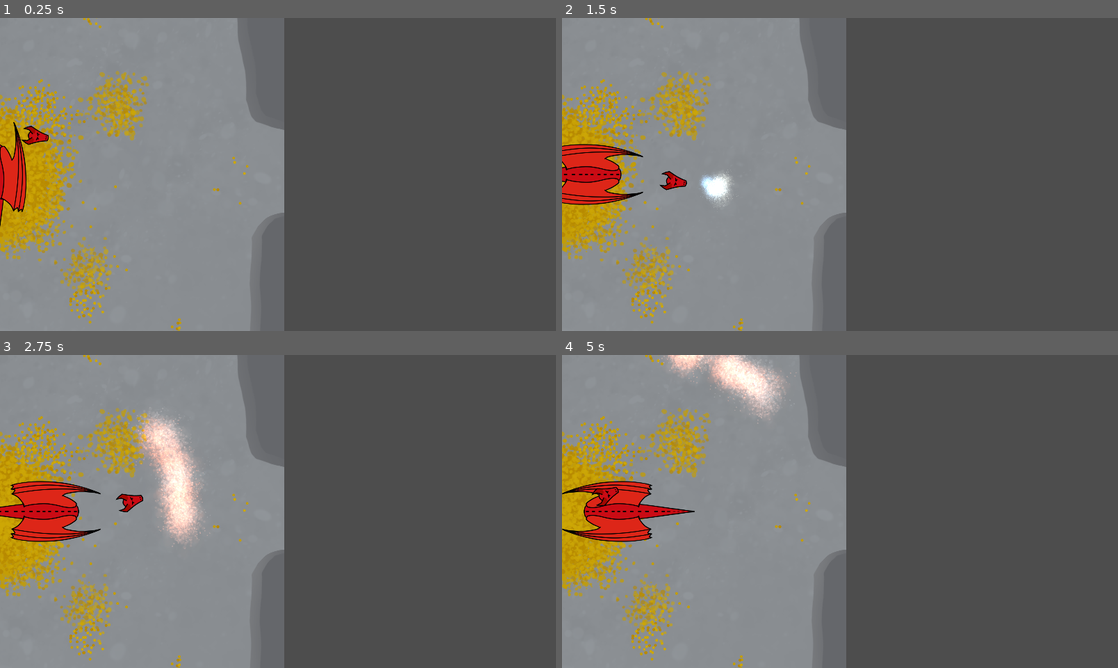
Above: before the commit, frames 1-4 (two rows, left to right).
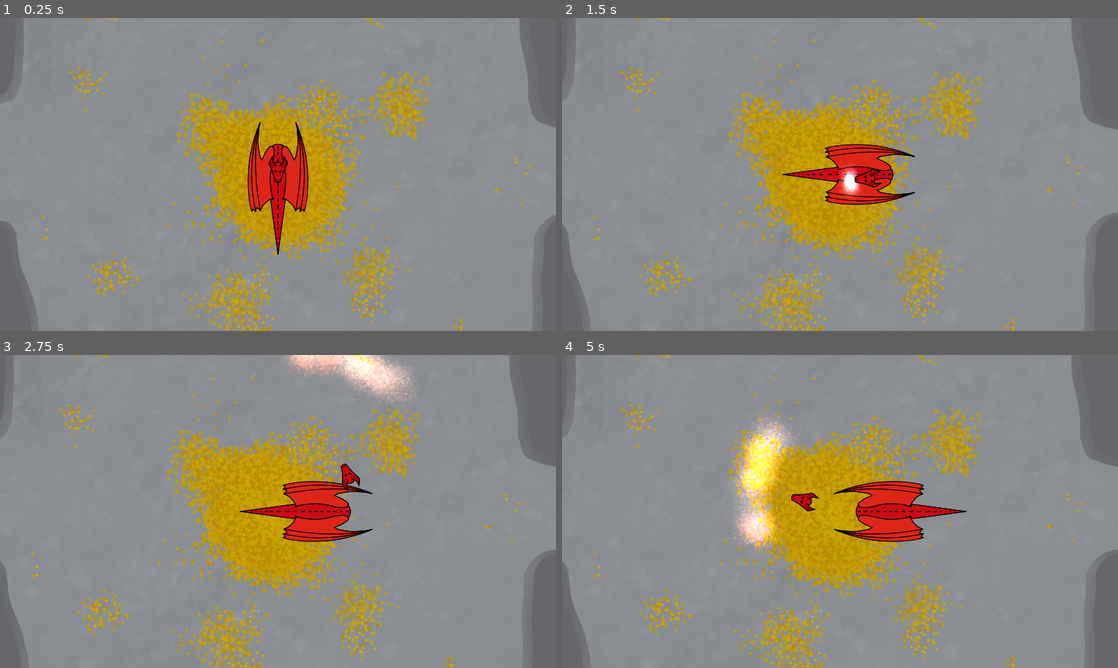
Above: after the commit, the same moments.

Repository: GiantBlargg/DragonHoard
Game: Godot game, scene res://Levels/Stage.tscn
Same seed, same stepped clock (60 frames per second), same inputs: the game is played once before the commit and once after it.
Inputs (mouse positions are in pixels of both pictures, inside the frame that each line leads up to):
- Up to frame 1 (0.25 s): no input
- Up to frame 2 (1.5 s): tap Enter at 0.5 s; move the mouse to (962, 158) at 0.52 s; hold D (Right) 0.53-1.28 s; click (962, 158) at 0.6 s; move the mouse to (728, 190) at 1.27 s; hold G (Back) from 1.28 s (still down); click (728, 190) at 1.35 s
- Up to frame 3 (2.75 s): move the mouse to (333, 442) at 2.02 s; release G (Back) at 2.03 s; hold D (Right) from 2.03 s (still down); click (333, 442) at 2.1 s
- Up to frame 4 (5 s): move the mouse to (812, 574) at 2.77 s; release D (Right) at 2.78 s; hold T (Forward) 2.78-3.53 s; click (812, 574) at 2.85 s; move the mouse to (1006, 558) at 3.52 s; hold A (Left) from 3.53 s (still down); click (1006, 558) at 3.6 s; move the mouse to (673, 464) at 4.27 s; click (673, 464) at 4.35 s

The runs differ from the first frame. In frame 1, 69% of the frame differs, in the area x 0-100%, y 0-100%; in frame 2, 70%; in frame 3, 72%; in frame 4, 73%.

Commit message:
Added world borders and camera limits

Diff:
--- a/Levels/Stage.tscn
+++ b/Levels/Stage.tscn
@@ -14,6 +14,21 @@
 
 [sub_resource type="OccluderPolygon2D" id="OccluderPolygon2D_m86o4"]
 polygon = PackedVector2Array(274, 1104, 287, 1057, 303, 1035, 342, 1023, 598, 997, 776, 1018, 860, 1005, 912, 924, 941, 830, 963, 749, 976, 536, 967, 439, 979, 318, 977, 254, 1005, 205, 1035, 177, 1097, 159, 1105, 1102)
+
+[sub_resource type="WorldBoundaryShape2D" id="WorldBoundaryShape2D_vmoxe"]
+distance = -1100.0
+
+[sub_resource type="WorldBoundaryShape2D" id="WorldBoundaryShape2D_nm6f6"]
+normal = Vector2(1, 0)
+distance = -1100.0
+
+[sub_resource type="WorldBoundaryShape2D" id="WorldBoundaryShape2D_sbdu2"]
+normal = Vector2(-1, 0)
+distance = -1100.0
+
+[sub_resource type="WorldBoundaryShape2D" id="WorldBoundaryShape2D_hd8wg"]
+normal = Vector2(0, 1)
+distance = -1100.0
 
 [node name="Node2D" type="Node2D"]
 
@@ -48,6 +63,25 @@
 
 [node name="DragonBody" parent="." instance=ExtResource("2_atyay")]
 position = Vector2(-5, 13)
+collision_layer = 2
 
 [node name="Camera2D" type="Camera2D" parent="DragonBody"]
-limit_left = 10
+limit_left = -1100
+limit_top = -1100
+limit_right = 1100
+limit_bottom = 1100
+
+[node name="StaticBody2D2" type="StaticBody2D" parent="."]
+collision_layer = 2
+
+[node name="CollisionShape2D" type="CollisionShape2D" parent="StaticBody2D2"]
+shape = SubResource("WorldBoundaryShape2D_vmoxe")
+
+[node name="CollisionShape2D2" type="CollisionShape2D" parent="StaticBody2D2"]
+shape = SubResource("WorldBoundaryShape2D_nm6f6")
+
+[node name="CollisionShape2D3" type="CollisionShape2D" parent="StaticBody2D2"]
+shape = SubResource("WorldBoundaryShape2D_sbdu2")
+
+[node name="CollisionShape2D4" type="CollisionShape2D" parent="StaticBody2D2"]
+shape = SubResource("WorldBoundaryShape2D_hd8wg")
Not shown: 1 places in Levels/Stage.tscn that only renumber resources
